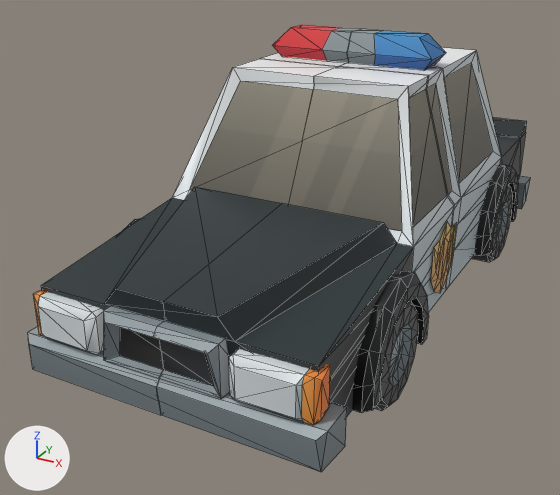
An edit to the Blender file EndlessDrivingGame/Assets/Models/KayKit_City_Builder_Bits_1.0_FREE/Assets/blender/policeCar.blend, drawn before and after from the same camera.
Before and after are seen from a 50 mm lens placed at (0.476, -1.046, 0.522), pointed at (-0.055, -0.081, 0.039). The axes (+X, +Y, +Z) are drawn at lower left. The lights are the same throughout. The picture after the commit comes second. Mesh edges are drawn as thin lines.

The older version as bpy lines, for what is in view:
```python
ob_car_police_wheel_rear_left = bpy.data.objects.new('car_police_wheel_rear_left', me_cylinder_280)
ob_car_police_wheel_rear_left.parent = ob_car_police
ob_car_police_wheel_rear_left.location = (0.176, 0.256, 0.0113)
ob_car_policeleftfront = bpy.data.objects.new('car_policeLeftFront', me_cube_001)
ob_car_policeleftfront.location = (0.0, 0.0, 0.0)
ob_car_policeleftrear = bpy.data.objects.new('car_policeLeftRear', me_cube_003)
ob_car_policeleftrear.location = (0.0, 0.0, 0.0)
ob_car_policerightfront = bpy.data.objects.new('car_policeRightFront', me_cube_002)
ob_car_policerightfront.location = (0.0, 0.0, 0.0)
ob_car_policerightrear = bpy.data.objects.new('car_policeRightRear', me_cube_004)
ob_car_policerightrear.location = (0.0, 0.0, 0.0)
# also in view: 'car_police_wheel_front_left' at (0.176, -0.245, 0.011)
```
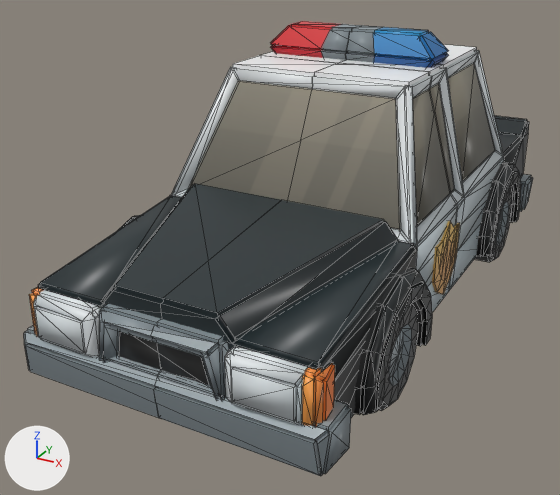
Location of each change, (x1, y1, x2, y2) in pixels of the pictures (560 x 495 px):
'car_policeLeftFront', modifiers changed
    before: (153, 66, 455, 472)
    after: (151, 63, 457, 476)
'car_policeRightFront', modifiers changed
    before: (28, 58, 339, 415)
    after: (24, 55, 337, 418)
'car_policeLeftRear', modifiers changed
    before: (340, 29, 530, 291)
    after: (340, 25, 533, 292)
'car_policeRightRear', modifiers changed
    before: (262, 24, 360, 66)
    after: (261, 21, 361, 63)

Edits to the bpy script that builds the scene:
```text
Change ob_car_policeleftfront:
    add _m = ob_car_policeleftfront.modifiers.new('Solidify', 'SOLIDIFY')
    add _m.offset = 0.0
Change ob_car_policerightfront:
    add _m = ob_car_policerightfront.modifiers.new('Solidify', 'SOLIDIFY')
    add _m.offset = 0.0
Change ob_car_policeleftrear:
    add _m = ob_car_policeleftrear.modifiers.new('Solidify', 'SOLIDIFY')
    add _m.offset = 0.0
Change ob_car_policerightrear:
    add _m = ob_car_policerightrear.modifiers.new('Solidify', 'SOLIDIFY')
    add _m.offset = 0.0
```
